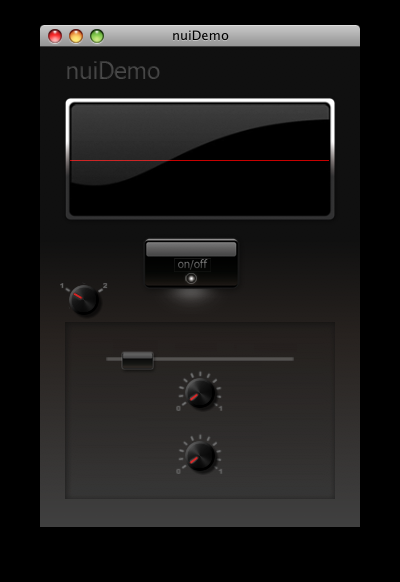
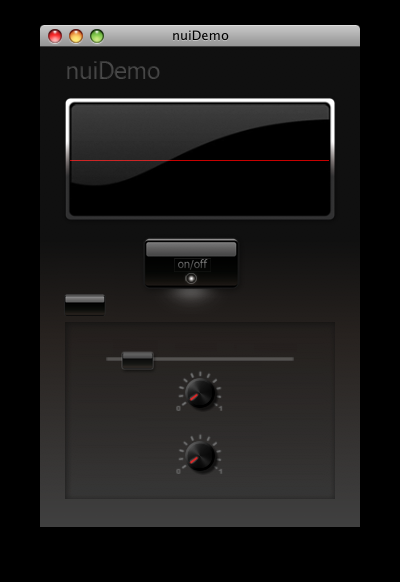
The second 400×582 image is a revision of the first. Changes to its layers:
added layer "main button" (1st of 2) above "main button" over box(64, 294, 106, 316)
painted on "Calque 1" over box(60, 282, 108, 319)
